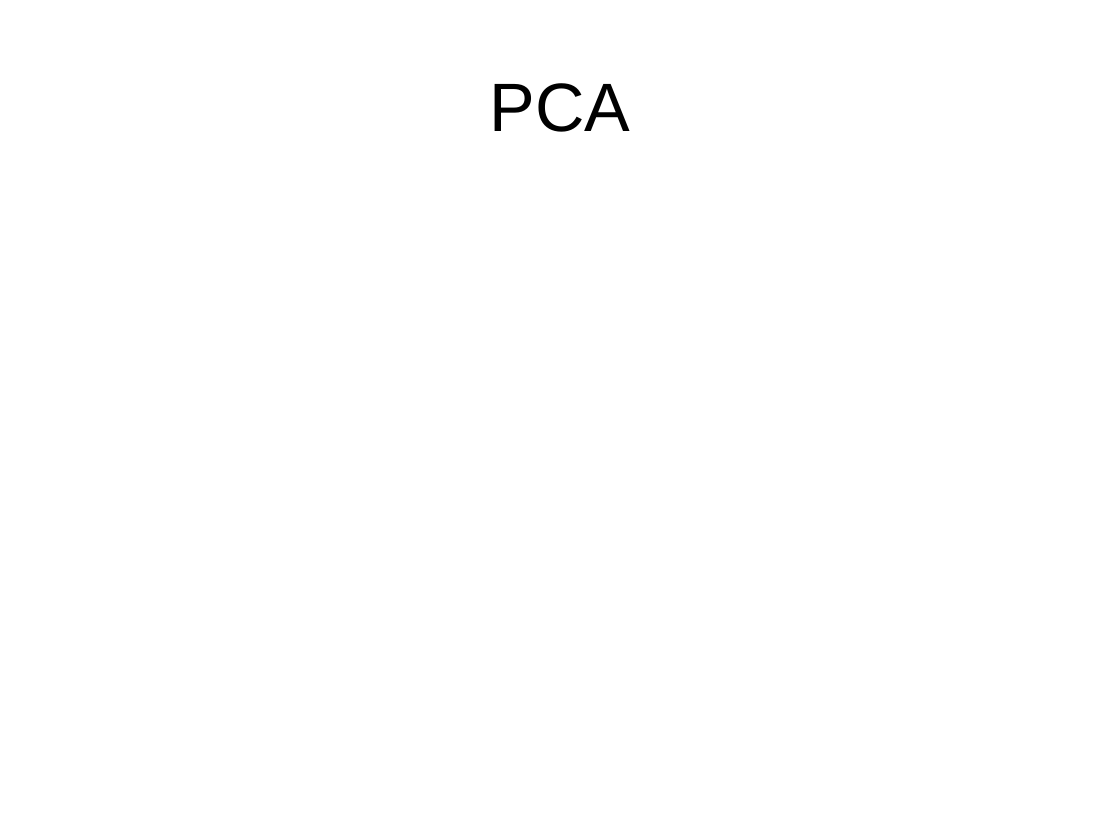
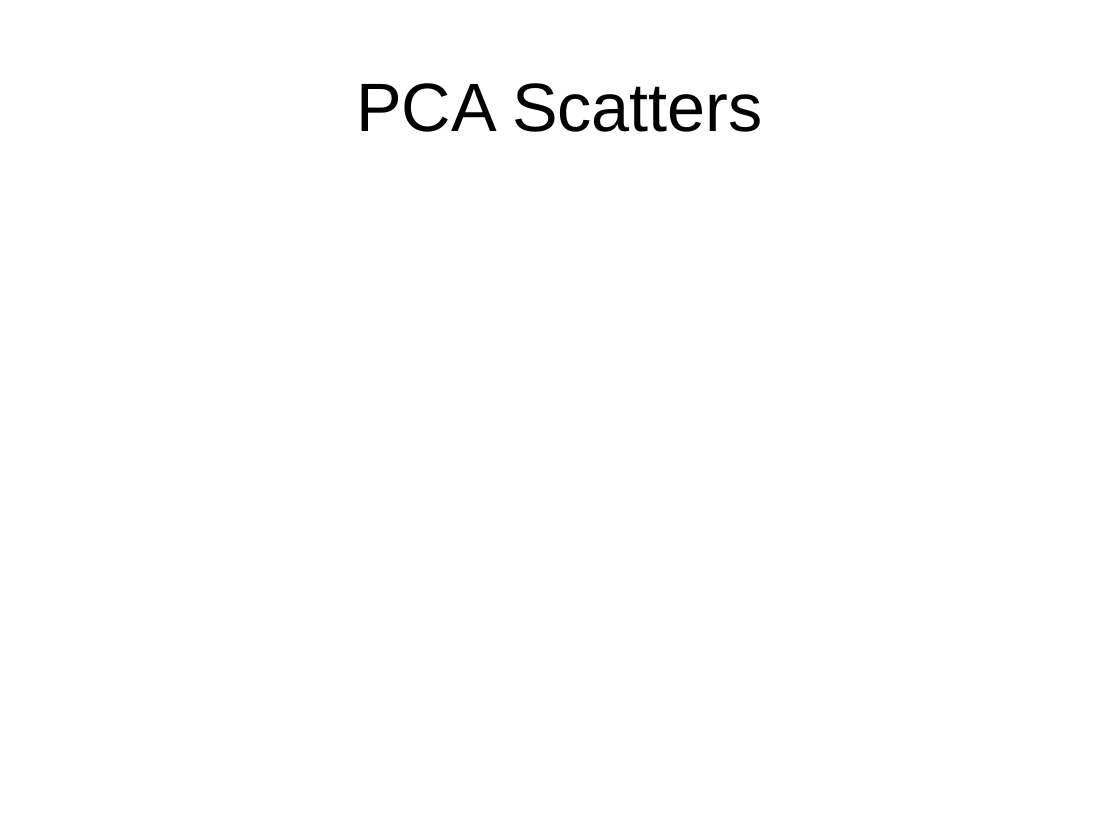
Before and after one commit to eotles/CS838, a slide deck: slide 15 of ProjectPresentation.pptx. Drawn at 1120x840 pixels with LibreOffice and Linux fonts; fonts in the diff are those of the drawing. Boxes give left, top, right and bottom in pixels: in the first picture for what was removed or moved away, otherwise in the second. Text is boxed around its words. In the diff, an @@ line names an element or a change of style, - is before the commit and + after.

```diff
--- a/ProjectPresentation.pptx
+++ b/ProjectPresentation.pptx
@@ title at (356, 83, 763, 132): text changed @@
-PCA
+PCA Scatters
```
Also in this commit, not shown: 3 other slides changed, 4 slides added, 2 slides removed, 1 other file.
